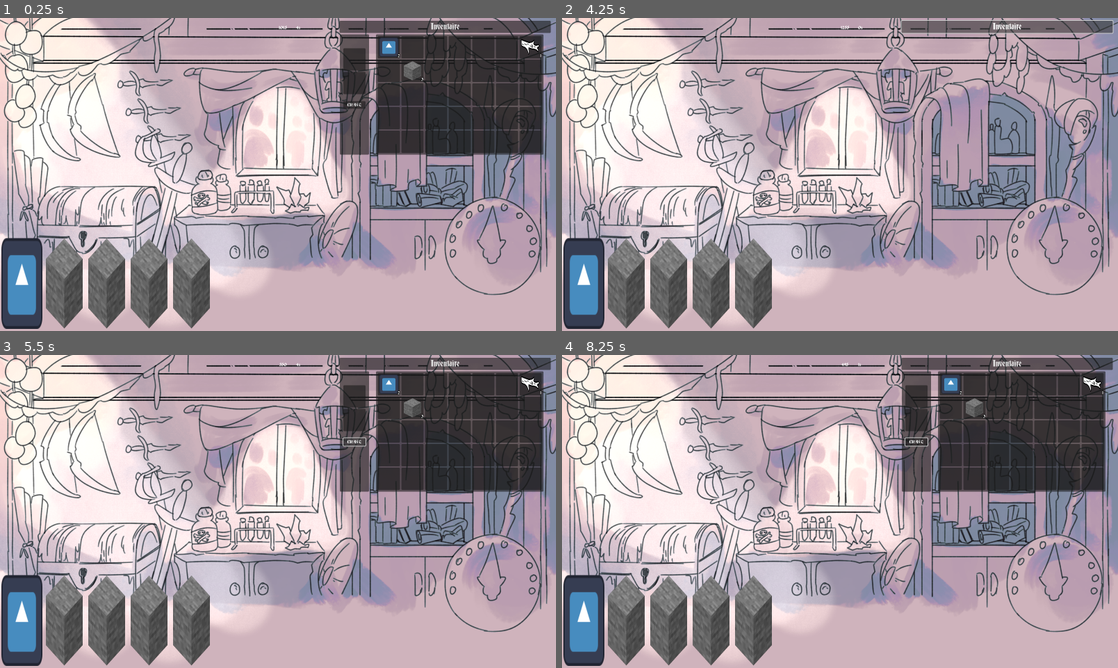
Above: before the commit, frames 1-4 (two rows, left to right).
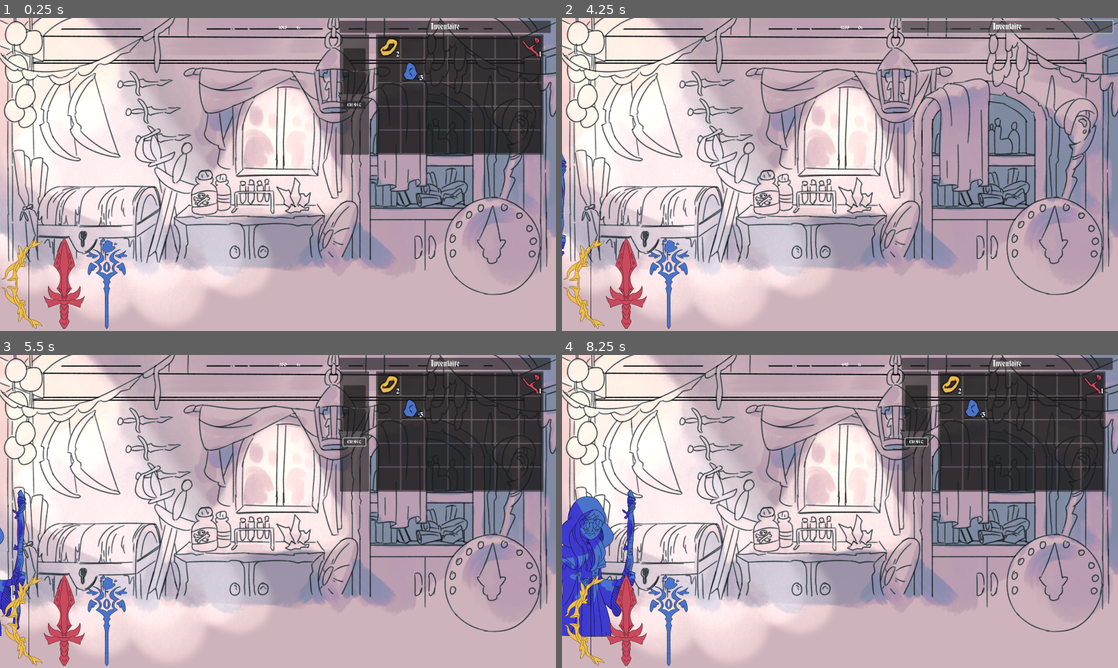
Above: after the commit, the same moments.

Repository: electron35/GMTK_Jam_Dunjunk_shop
Game: Godot game, scene res://GMTK_Jam/MainScene.tscn
Same seed, same stepped clock (60 frames per second), same inputs: the game is played once before the commit and once after it. The engine's default icon, where the game draws it, is replaced by a stand-in: a white triangle on a blue panel in a dark square.
Inputs (mouse positions are in pixels of both pictures, inside the frame that each line leads up to):
- Up to frame 1 (0.25 s): no input
- Up to frame 2 (4.25 s): click "CRAFT" at 0.5 s; click "Inventaire" at 1.25 s; click "Inventaire" at 2 s; click "CRAFT" at 2.75 s; click "Inventaire" at 3.5 s
- Up to frame 3 (5.5 s): tap Enter at 4.25 s; move the mouse to (400, 495) at 4.27 s; click (400, 495) at 4.42 s; click "CRAFT" at 5 s
- Up to frame 4 (8.25 s): move the mouse to (917, 395) at 5.77 s; click (917, 395) at 5.92 s; move the mouse to (917, 420) at 6.52 s; click (917, 420) at 6.67 s; move the mouse to (951, 383) at 7.27 s; click (951, 383) at 7.42 s; click (951, 383) at 8.17 s

The runs differ from the first frame. In frame 1, 8.5% of the frame differs, in the area x 0-98%, y 6-100%; in frame 2, 8.2%; in frame 3, 9.0%; in frame 4, 11%.

Commit message:
getItem

Diff:
--- a/GMTK_Jam/MainScene.tscn
+++ b/GMTK_Jam/MainScene.tscn
@@ -26,6 +26,7 @@
 expand_mode = 2
 
 [node name="Foreground" type="CanvasLayer" parent="."]
+layer = 10
 
 [node name="MoneyUI" parent="Foreground" instance=ExtResource("1_n71ok")]
 offset_left = 786.0
--- a/GMTK_Jam/Nodes/Aventurier/aventurier.tscn
+++ b/GMTK_Jam/Nodes/Aventurier/aventurier.tscn
@@ -1,7 +1,10 @@
-[gd_scene load_steps=4 format=3 uid="uid://d3agiuxka5m62"]
+[gd_scene load_steps=5 format=3 uid="uid://d3agiuxka5m62"]
 
 [ext_resource type="Script" path="res://GMTK_Jam/script/Adventurer/aventurier.gd" id="1_fh4n0"]
 [ext_resource type="Texture2D" uid="uid://b6w7sbukoh72r" path="res://GMTK_Jam/Resources/sprite/WaF/WaF_Neutral.png" id="2_7oacq"]
+
+[sub_resource type="StyleBoxFlat" id="StyleBoxFlat_egohe"]
+bg_color = Color(0.6, 0.6, 0.6, 0)
 
 [sub_resource type="CapsuleShape2D" id="CapsuleShape2D_tm736"]
 radius = 111.0
@@ -10,9 +13,21 @@
 [node name="Aventurer" type="Area2D"]
 script = ExtResource("1_fh4n0")
 
+[node name="CanvasLayer" type="CanvasLayer" parent="."]
+follow_viewport_enabled = true
+
+[node name="ItemSlotUI" type="PanelContainer" parent="CanvasLayer"]
+offset_left = -201.0
+offset_top = -313.0
+offset_right = 127.0
+offset_bottom = 276.0
+theme_override_styles/panel = SubResource("StyleBoxFlat_egohe")
+
 [node name="ColAventurer" type="CollisionShape2D" parent="."]
 shape = SubResource("CapsuleShape2D_tm736")
 
 [node name="SpriteAventurer" type="Sprite2D" parent="."]
 scale = Vector2(0.480032, 0.480032)
 texture = ExtResource("2_7oacq")
+
+[connection signal="gui_input" from="CanvasLayer/ItemSlotUI" to="." method="_on_item_slot_ui_gui_input"]
--- a/GMTK_Jam/ScriptableObjects/Instances/Items/Bow.tres
+++ b/GMTK_Jam/ScriptableObjects/Instances/Items/Bow.tres
@@ -1,10 +1,10 @@
 [gd_resource type="Resource" script_class="ItemData" load_steps=3 format=3 uid="uid://b2t6a48khcqhd"]
 
 [ext_resource type="Script" path="res://GMTK_Jam/script/data/item_data.gd" id="1_fguvd"]
-[ext_resource type="Texture2D" uid="uid://d2xtrvt7ft6st" path="res://GMTK_Jam/Resources/Stick_clip_art.svg" id="2_u6d5o"]
+[ext_resource type="Texture2D" uid="uid://dcu7uc2sysnsm" path="res://GMTK_Jam/Resources/Item/BowUp.png" id="2_sjg8d"]
 
 [resource]
 script = ExtResource("1_fguvd")
 item_name = "Bow"
 quality = 1
-texture = ExtResource("2_u6d5o")
+texture = ExtResource("2_sjg8d")
--- a/GMTK_Jam/ScriptableObjects/Instances/Items/Sword.tres
+++ b/GMTK_Jam/ScriptableObjects/Instances/Items/Sword.tres
@@ -1,10 +1,10 @@
 [gd_resource type="Resource" script_class="ItemData" load_steps=3 format=3 uid="uid://daa6yeyoxs2sm"]
 
 [ext_resource type="Script" path="res://GMTK_Jam/script/data/item_data.gd" id="1_ga86h"]
-[ext_resource type="Texture2D" uid="uid://c8jnwm76caydf" path="res://icon.svg" id="2_2rq4x"]
+[ext_resource type="Texture2D" uid="uid://t6r0jnql0jwg" path="res://GMTK_Jam/Resources/Item/SwoUp.png" id="2_hrvn3"]
 
 [resource]
 script = ExtResource("1_ga86h")
 item_name = "Sword"
 quality = 2
-texture = ExtResource("2_2rq4x")
+texture = ExtResource("2_hrvn3")
--- a/GMTK_Jam/ScriptableObjects/Instances/Items/Wand.tres
+++ b/GMTK_Jam/ScriptableObjects/Instances/Items/Wand.tres
@@ -1,10 +1,10 @@
 [gd_resource type="Resource" script_class="ItemData" load_steps=3 format=3 uid="uid://dgk3kuobijlnf"]
 
 [ext_resource type="Script" path="res://GMTK_Jam/script/data/item_data.gd" id="1_ppj5e"]
-[ext_resource type="Texture2D" uid="uid://by72hqpgishg6" path="res://GMTK_Jam/Resources/Stone.png" id="2_dota1"]
+[ext_resource type="Texture2D" uid="uid://bes1xaaws82ws" path="res://GMTK_Jam/Resources/Item/StaUp.png" id="2_f56jp"]
 
 [resource]
 script = ExtResource("1_ppj5e")
 item_name = "Wand"
 quality = 0
-texture = ExtResource("2_dota1")
+texture = ExtResource("2_f56jp")
--- a/GMTK_Jam/ScriptableObjects/Instances/Materials/Ring.tres
+++ b/GMTK_Jam/ScriptableObjects/Instances/Materials/Ring.tres
@@ -1,9 +1,9 @@
-[gd_resource type="Resource" script_class="ItemData" load_steps=3 format=3 uid="uid://c7uf7x5l13tqv"]
+[gd_resource type="Resource" script_class="MaterialData" load_steps=3 format=3 uid="uid://c7uf7x5l13tqv"]
 
 [ext_resource type="Script" path="res://GMTK_Jam/script/data/material_data.gd" id="1_qisvw"]
-[ext_resource type="Texture2D" uid="uid://c8jnwm76caydf" path="res://icon.svg" id="2_2asx8"]
+[ext_resource type="Texture2D" uid="uid://7mxnsvxpsii7" path="res://GMTK_Jam/Resources/Item/Ring.png" id="2_se256"]
 
 [resource]
 script = ExtResource("1_qisvw")
 type = "Ring"
-texture = ExtResource("2_2asx8")
+texture = ExtResource("2_se256")
--- a/GMTK_Jam/ScriptableObjects/Instances/Materials/Stick.tres
+++ b/GMTK_Jam/ScriptableObjects/Instances/Materials/Stick.tres
@@ -1,9 +1,9 @@
 [gd_resource type="Resource" script_class="MaterialData" load_steps=3 format=3 uid="uid://dy70gdpcsqxvs"]
 
 [ext_resource type="Script" path="res://GMTK_Jam/script/data/material_data.gd" id="1_2rqkt"]
-[ext_resource type="Texture2D" uid="uid://d2xtrvt7ft6st" path="res://GMTK_Jam/Resources/Stick_clip_art.svg" id="2_8n7fv"]
+[ext_resource type="Texture2D" uid="uid://ub1gt33gvude" path="res://GMTK_Jam/Resources/Item/Stick.png" id="2_d0jea"]
 
 [resource]
 script = ExtResource("1_2rqkt")
 type = "Stick"
-texture = ExtResource("2_8n7fv")
+texture = ExtResource("2_d0jea")
--- a/GMTK_Jam/ScriptableObjects/Instances/Materials/Stone.tres
+++ b/GMTK_Jam/ScriptableObjects/Instances/Materials/Stone.tres
@@ -1,9 +1,9 @@
 [gd_resource type="Resource" script_class="MaterialData" load_steps=3 format=3 uid="uid://dddrucjcoejri"]
 
 [ext_resource type="Script" path="res://GMTK_Jam/script/data/material_data.gd" id="1_g4bff"]
-[ext_resource type="Texture2D" uid="uid://by72hqpgishg6" path="res://GMTK_Jam/Resources/Stone.png" id="2_048r2"]
+[ext_resource type="Texture2D" uid="uid://8c1ah0grjnnn" path="res://GMTK_Jam/Resources/Item/Rock.png" id="2_go1cg"]
 
 [resource]
 script = ExtResource("1_g4bff")
 type = "Stone"
-texture = ExtResource("2_048r2")
+texture = ExtResource("2_go1cg")
--- a/GMTK_Jam/ScriptableObjects/Instances/Stall.tres
+++ b/GMTK_Jam/ScriptableObjects/Instances/Stall.tres
@@ -1,40 +1,10 @@
-[gd_resource type="Resource" script_class="StallData" load_steps=10 format=3 uid="uid://d16cdgk25gkc8"]
+[gd_resource type="Resource" script_class="StallData" load_steps=5 format=3 uid="uid://d16cdgk25gkc8"]
 
-[ext_resource type="Script" path="res://GMTK_Jam/script/data/item_data.gd" id="1_ajgi6"]
+[ext_resource type="Resource" uid="uid://b2t6a48khcqhd" path="res://GMTK_Jam/ScriptableObjects/Instances/Items/Bow.tres" id="1_hoje6"]
 [ext_resource type="Script" path="res://GMTK_Jam/script/data/stall_data.gd" id="1_lolwr"]
-[ext_resource type="Texture2D" uid="uid://c8jnwm76caydf" path="res://icon.svg" id="2_sequt"]
-[ext_resource type="Texture2D" path="res://GMTK_Jam/Resources/Stone.png" id="3_go4pf"]
-
-[sub_resource type="Resource" id="Resource_254xs"]
-script = ExtResource("1_ajgi6")
-item_name = "Sword"
-quality = 5
-texture = ExtResource("2_sequt")
-
-[sub_resource type="Resource" id="Resource_tlj51"]
-script = ExtResource("1_ajgi6")
-item_name = "Wand"
-quality = 3
-texture = ExtResource("3_go4pf")
-
-[sub_resource type="Resource" id="Resource_jf0rv"]
-script = ExtResource("1_ajgi6")
-item_name = "Wand"
-quality = 3
-texture = ExtResource("3_go4pf")
-
-[sub_resource type="Resource" id="Resource_4j8vv"]
-script = ExtResource("1_ajgi6")
-item_name = "Wand"
-quality = 3
-texture = ExtResource("3_go4pf")
-
-[sub_resource type="Resource" id="Resource_o3qho"]
-script = ExtResource("1_ajgi6")
-item_name = "Wand"
-quality = 3
-texture = ExtResource("3_go4pf")
+[ext_resource type="Resource" uid="uid://daa6yeyoxs2sm" path="res://GMTK_Jam/ScriptableObjects/Instances/Items/Sword.tres" id="2_lqft5"]
+[ext_resource type="Resource" uid="uid://dgk3kuobijlnf" path="res://GMTK_Jam/ScriptableObjects/Instances/Items/Wand.tres" id="3_188bu"]
 
 [resource]
 script = ExtResource("1_lolwr")
-item_datas = Array[ExtResource("1_ajgi6")]([SubResource("Resource_254xs"), SubResource("Resource_tlj51"), SubResource("Resource_jf0rv"), SubResource("Resource_4j8vv"), SubResource("Resource_o3qho")])
+item_datas = Array[Resource("res://GMTK_Jam/script/data/item_data.gd")]([ExtResource("1_hoje6"), ExtResource("2_lqft5"), ExtResource("3_188bu")])
--- a/GMTK_Jam/UIElement/CraftUI.gd
+++ b/GMTK_Jam/UIElement/CraftUI.gd
@@ -74,4 +74,5 @@
 			for child in crafting_grid.get_children():
 				child.queue_free()
 			crafting_inventory.empty()
+			print(Stall.item_datas[1].item_name)
 			Stall.add(item_to_send)
--- a/GMTK_Jam/UIElement/ItemSlotUI.tscn
+++ b/GMTK_Jam/UIElement/ItemSlotUI.tscn
@@ -1,7 +1,6 @@
-[gd_scene load_steps=4 format=3 uid="uid://bylnkaiey0hdw"]
+[gd_scene load_steps=3 format=3 uid="uid://bylnkaiey0hdw"]
 
 [ext_resource type="Script" path="res://GMTK_Jam/script/Inventory/ItemSlotUI.gd" id="1_5vk8e"]
-[ext_resource type="Texture2D" uid="uid://c8jnwm76caydf" path="res://icon.svg" id="1_6nfc1"]
 
 [sub_resource type="StyleBoxFlat" id="StyleBoxFlat_0vfkx"]
 bg_color = Color(0.6, 0.6, 0.6, 0)
@@ -25,5 +24,6 @@
 
 [node name="TextureRect" type="TextureRect" parent="MarginContainer"]
 layout_mode = 2
-texture = ExtResource("1_6nfc1")
 expand_mode = 1
+
+[connection signal="gui_input" from="." to="." method="_on_gui_input"]
--- a/GMTK_Jam/UIElement/SlotUI.tscn
+++ b/GMTK_Jam/UIElement/SlotUI.tscn
@@ -26,6 +26,7 @@
 theme = ExtResource("2_g8fse")
 theme_override_colors/font_outline_color = Color(0, 0, 0, 1)
 theme_override_constants/outline_size = 5
+theme_override_font_sizes/font_size = 20
 horizontal_alignment = 2
 vertical_alignment = 2
 
--- a/GMTK_Jam/UIElement/stall_ui.tscn
+++ b/GMTK_Jam/UIElement/stall_ui.tscn
@@ -1,6 +1,7 @@
-[gd_scene load_steps=2 format=3 uid="uid://c47gv16krga2d"]
+[gd_scene load_steps=3 format=3 uid="uid://c47gv16krga2d"]
 
 [ext_resource type="Script" path="res://GMTK_Jam/script/Inventory/stall_ui.gd" id="1_ssp50"]
+[ext_resource type="PackedScene" uid="uid://bylnkaiey0hdw" path="res://GMTK_Jam/UIElement/ItemSlotUI.tscn" id="2_xf1hh"]
 
 [node name="StallUI" type="MarginContainer"]
 anchors_preset = 2
@@ -17,3 +18,8 @@
 [node name="StallBox" type="HBoxContainer" parent="."]
 layout_mode = 2
 size_flags_horizontal = 0
+
+[node name="GrabbedSlot" parent="." instance=ExtResource("2_xf1hh")]
+visible = false
+layout_mode = 2
+size_flags_horizontal = 0
--- a/GMTK_Jam/script/Adventurer/SpawnAventurier.gd
+++ b/GMTK_Jam/script/Adventurer/SpawnAventurier.gd
@@ -5,7 +5,7 @@
 var TimerInstanceCreation = 5
 const ScriptAventurer = preload("res://GMTK_Jam/Nodes/Aventurier/aventurier.tscn")
 @onready var timer = $Timer
-
+var test = 0
 const Classes = [
 	preload("res://GMTK_Jam/ScriptableObjects/Instances/Adventurers/RogueF.tres"),
 	preload("res://GMTK_Jam/ScriptableObjects/Instances/Adventurers/FighterF.tres"),
@@ -18,7 +18,7 @@
 
 # Called when the node enters the scene tree for the first time.
 func _ready():
-	timer.wait_time=TimerInstanceCreation
+	timer.wait_time=0.1
 	timer.start()
 	pass # Replace with function body.
 
@@ -35,8 +35,9 @@
 
 func _create_adventurer():
 	var Adventurerspawned = ScriptAventurer.instantiate()
-	# TODO: randomiser la classe
+
 	Adventurerspawned.setClass(Classes[rng.randi_range(0,5)])
+
 	# TODO: spawner un objet
 	add_child(Adventurerspawned)
 	Adventurerspawned.position=$SpawnAdventurer.position
--- a/GMTK_Jam/script/Adventurer/aventurier.gd
+++ b/GMTK_Jam/script/Adventurer/aventurier.gd
@@ -6,13 +6,15 @@
 	preload("res://GMTK_Jam/ScriptableObjects/Instances/Materials/Stick.tres"),
 	preload("res://GMTK_Jam/ScriptableObjects/Instances/Materials/Stone.tres")
 ]
+@onready var canvas_layer = $CanvasLayer
+@onready var item_slot_ui = $CanvasLayer/ItemSlotUI
 
 
 var adventurerInShop
 @export var classAdventurer:String
 var class_reference: AdventurerData
 var objectSell
-var powerAventurer = 10
+var powerAventurer: int = 10
 @export var speedAdventurer:int
 var advHasSell
 var advhasBuy
@@ -33,8 +35,10 @@
 			position.x += delta*speedAdvBuy
 		else:
 			position.x += delta*speedAdventurer
+	item_slot_ui.set_global_position($SpriteAventurer.global_position+Vector2(-200,-250))
 
 func item_processing(item: ItemData):
+	Main.hold_item = null
 	match (item.item_name):
 		"Sword":
 			$SpriteAventurer.texture = class_reference.texture_sword
@@ -44,6 +48,9 @@
 			$SpriteAventurer.texture = class_reference.texture_bow
 	if (item.item_name == classAdventurer):
 		powerAventurer *= item.quality
+	else:
+		powerAventurer = 5
+	_buy(powerAventurer)
 
 func _sell():
 	print("Adventurer sells you Object for X gold")
@@ -53,9 +60,12 @@
 	Main.money -= quality*5
 	inventory.add(mat_type[type],quality)
 
-func _buy():
+func _buy(money: int):
 	print("Adventurer buy you weapon for X gold")
+	Main.money += money
 	advhasBuy=true
+
+	item_slot_ui.hide()
 
 # lorsque l'aventurier va dans le donjon
 func _exitShop():
@@ -72,3 +82,15 @@
 
 	speedAdventurer = 40 + 10*speed_multiplier
 	self.z_index = speed_multiplier
+	$CanvasLayer.layer = speed_multiplier
+
+
+
+
+func _on_item_slot_ui_gui_input(event):
+	if event is InputEventMouseButton \
+			and (event.button_index == MOUSE_BUTTON_LEFT \
+			or event.button_index == MOUSE_BUTTON_RIGHT) \
+			and event.is_pressed():
+		if (Main.hold_item):
+			item_processing(Main.hold_item)
--- a/GMTK_Jam/script/Inventory/ItemSlotUI.gd
+++ b/GMTK_Jam/script/Inventory/ItemSlotUI.gd
@@ -6,8 +6,17 @@
 
 var item_reference: ItemData
 
+signal item_clicked(index: int, button: int)
+
 func set_slot_data(item : ItemData):
 	item_reference = item
 	item_name=item.item_name
 	texture_rect.texture = item.texture
 	quality = item.quality
+
+func _on_gui_input(event):
+	if event is InputEventMouseButton \
+			and (event.button_index == MOUSE_BUTTON_LEFT \
+			or event.button_index == MOUSE_BUTTON_RIGHT) \
+			and event.is_pressed():
+		item_clicked.emit(get_index(), event.button_index)
--- a/GMTK_Jam/script/Inventory/stall_ui.gd
+++ b/GMTK_Jam/script/Inventory/stall_ui.gd
@@ -1,12 +1,27 @@
 extends MarginContainer
 
-var Stall = preload("res://GMTK_Jam/ScriptableObjects/Instances/Stall.tres")
+const Stall = preload("res://GMTK_Jam/ScriptableObjects/Instances/Stall.tres")
 
 const Slot = preload("res://GMTK_Jam/UIElement/ItemSlotUI.tscn")
+
 @onready var stall_box = $StallBox
+@onready var grabbed_slot = $GrabbedSlot
+
+var grabbed_item_data: ItemData = null
+
 func _ready():
-	populate_stall(Stall)
-	Stall.update_stall.connect(on_stall_update)
+	setting_up(Stall)
+
+func setting_up(stall_data: StallData):
+	stall_data.update_stall.connect(on_stall_update)
+	stall_data.stall_interact.connect(on_stall_interact)
+	populate_stall(stall_data)
+
+func _process(_delta):
+	if Main.hold_item == null:
+		grabbed_slot.hide()
+	if grabbed_slot.visible:
+		grabbed_slot.global_position = get_global_mouse_position() + Vector2(5,5)
 
 func populate_stall(stall_data: StallData):
 	for child in stall_box.get_children():
@@ -16,8 +31,30 @@
 		var slot = Slot.instantiate()
 		stall_box.add_child(slot)
 
+		slot.item_clicked.connect(stall_data.on_slot_clicked)
+
 		if item_data:
 			slot.set_slot_data(item_data)
 
+
+
 func on_stall_update(stall_data: StallData):
 	populate_stall(stall_data)
+
+func on_stall_interact(stall_data : StallData,index: int, button:int):
+	#print ("%s %s %s" % [inventory_data, index, button])
+
+	match [grabbed_item_data, button]:
+		[null, MOUSE_BUTTON_LEFT]:
+			grabbed_item_data = stall_data.grab_slot_data(index)
+		[_, MOUSE_BUTTON_LEFT]:
+			grabbed_item_data = stall_data.drop_slot_data(grabbed_item_data, index)
+	update_grabbed_slot()
+
+
+func update_grabbed_slot():
+	if grabbed_item_data:
+		grabbed_slot.show()
+		grabbed_slot.set_slot_data(grabbed_item_data)
+	else:
+		grabbed_slot.hide()
--- a/GMTK_Jam/script/Main.gd
+++ b/GMTK_Jam/script/Main.gd
@@ -1,7 +1,9 @@
 extends Node2D
 
-var money
-var rent_value
+var money:int
+var rent_value: int
+
+var hold_item: ItemData
 
 func _init():
 	money = 1000
--- a/GMTK_Jam/script/data/stall_data.gd
+++ b/GMTK_Jam/script/data/stall_data.gd
@@ -5,10 +5,47 @@
 
 const MAX_SIZE:int = 5
 signal update_stall(stallData : StallData)
+signal stall_interact(stallData : StallData,index: int, button:int)
 @export var item_datas: Array[ItemData]
+
+func _process(_delta):
+	pass
 
 func add(item):
 	if (item_datas.size()>=MAX_SIZE):
 		item_datas.pop_front()
 	item_datas.append(item)
 	update_stall.emit(self)
+
+func grab_slot_data(index: int) -> ItemData:
+	var item_data = item_datas[index]
+
+	if item_data:
+		item_datas.pop_at(index)
+		update_stall.emit(self)
+		add_item_to_main(item_data)
+		return item_data
+	else:
+		add_item_to_main(null)
+		return null
+
+func drop_slot_data(grabbed_slot_data: ItemData, index: int) -> ItemData:
+	var item_data = item_datas[index]
+
+	self.add(grabbed_slot_data)
+	update_stall.emit(self)
+
+	if item_data:
+		item_datas.pop_at(index)
+		update_stall.emit(self)
+		add_item_to_main(item_data)
+		return item_data
+	else:
+		add_item_to_main(null)
+		return null
+
+func add_item_to_main(item: ItemData):
+	Main.hold_item = item
+
+func on_slot_clicked(index: int, button: int):
+	stall_interact.emit(self,index,button)
Binary file added: GMTK_Jam/Resources/Item/BowUp.png
Not shown, added: GMTK_Jam/Resources/Item/BowUp.png.import
Binary file added: GMTK_Jam/Resources/Item/Ring.png
Not shown, added: GMTK_Jam/Resources/Item/Ring.png.import
Binary file added: GMTK_Jam/Resources/Item/Rock.png
Not shown, added: GMTK_Jam/Resources/Item/Rock.png.import
Binary file added: GMTK_Jam/Resources/Item/StaUp.png
Not shown, added: GMTK_Jam/Resources/Item/StaUp.png.import
Binary file added: GMTK_Jam/Resources/Item/Stick.png
Not shown, added: GMTK_Jam/Resources/Item/Stick.png.import
Binary file added: GMTK_Jam/Resources/Item/SwoUp.png
Not shown, added: GMTK_Jam/Resources/Item/SwoUp.png.import
